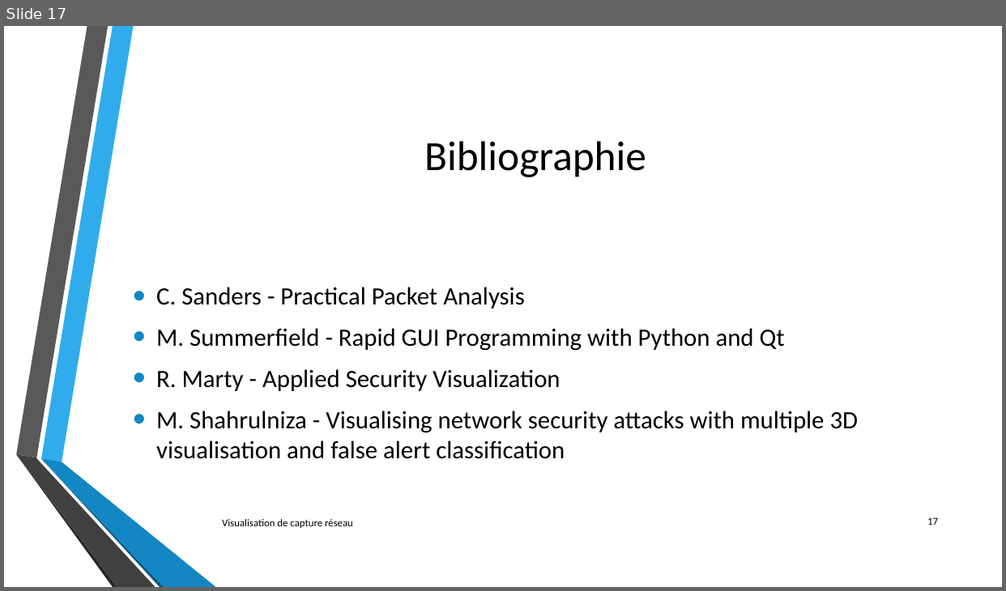
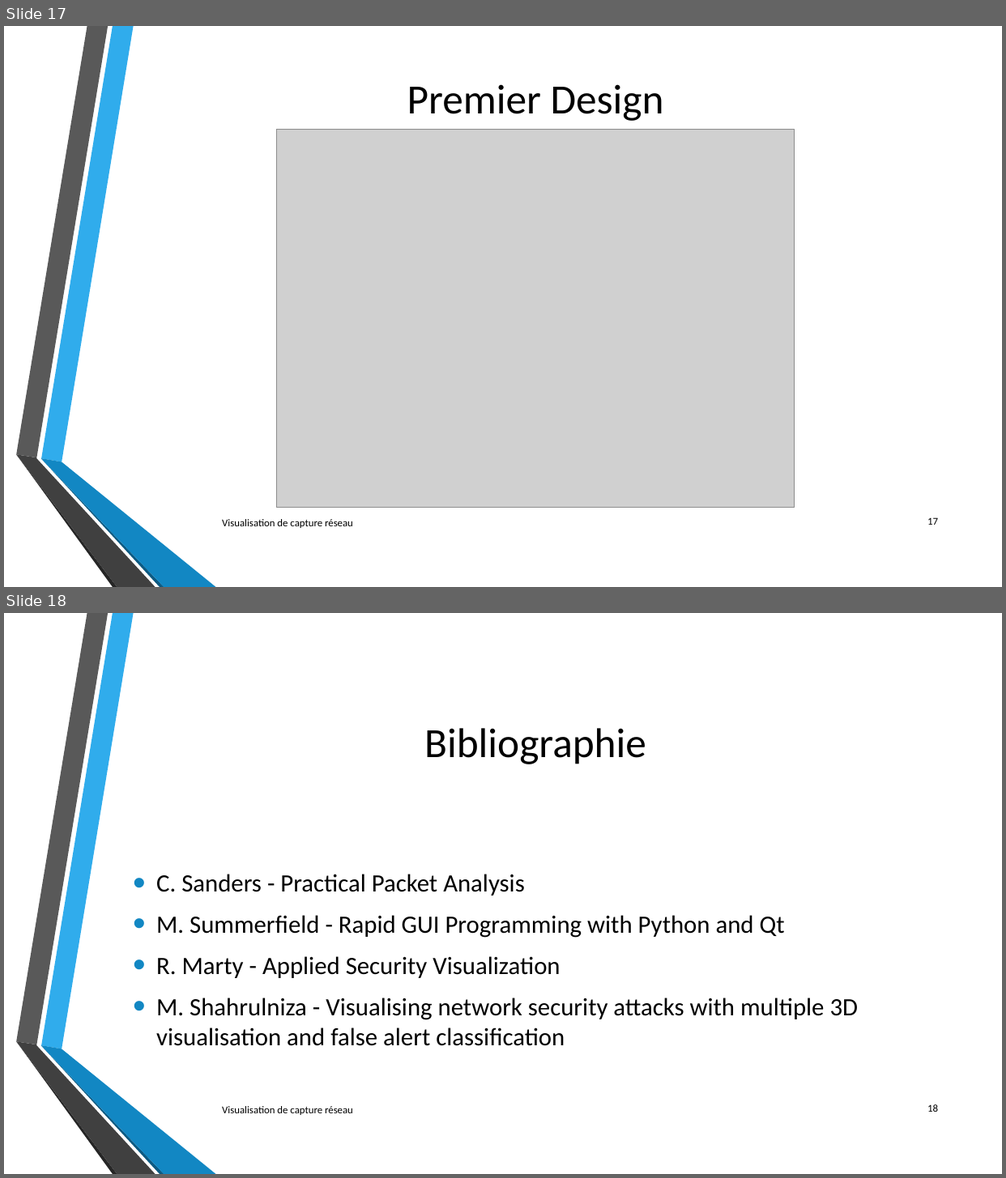
Before and after one commit to lechinoix/Pcap-visualization-project, a slide deck: Outils de visualisation de capture réseau.pptx. Shown one above the other, each under a label of ours: slide 17 before the commit, slides 17 and 18 after it. The pictures are 1006x591 and 1006x1178 pixels, drawn with LibreOffice and Linux fonts; fonts in the diff are those of the drawing; grey boxes stand for pictures; background and template pictures are left out. Boxes give left, top, right and bottom in pixels: in the first picture for what was removed or moved away, otherwise in the second. Text is boxed around its words. In the diff, an @@ line names an element or a change of style, - is before the commit and + after.

```diff
--- a/Outils de visualisation de capture réseau.pptx
+++ b/Outils de visualisation de capture réseau.pptx
@@ slide 17 added at (4,26,1002,587), background picture (left out); not listed: 6 template elements that a slide beside it also shows @@
@@ title added at (407,84,664,121), 40 pt, text #000000 @@
+Premier Design
@@ picture added at (277,130,795,508) @@
@@ text added at (222,519,353,528), 10 pt, text #000000 @@
+Visualisation de capture réseau
@@ page number added at (927,518,938,525), 10 pt, text #000000 @@
+17
@@ what was slide 17 is now slide 18 @@
@@ page number at (927,1105,938,1112): text changed @@
-17
+18
```
Also in this commit, not shown: 1 slide changed, 2 other files.
